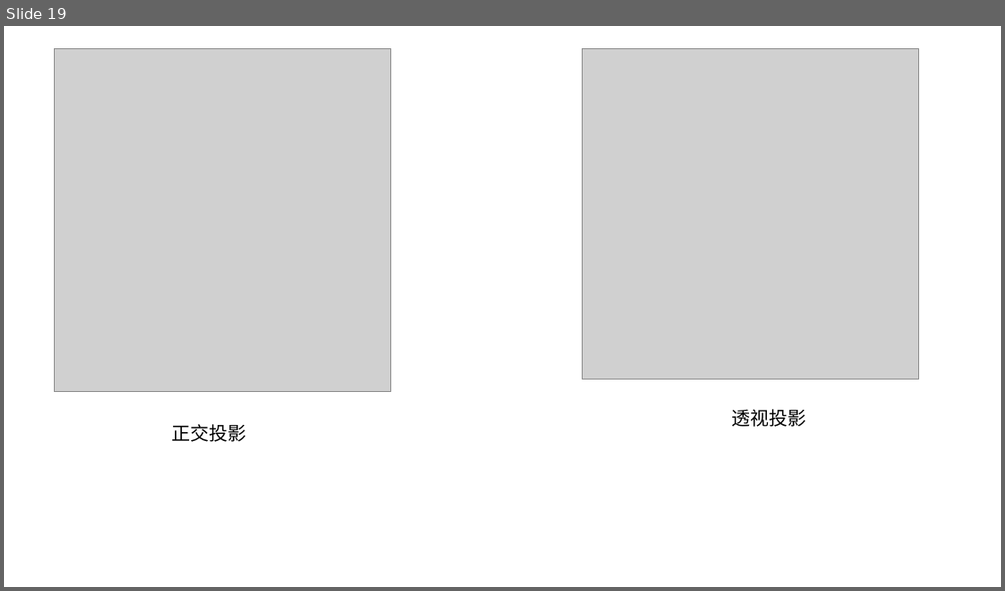
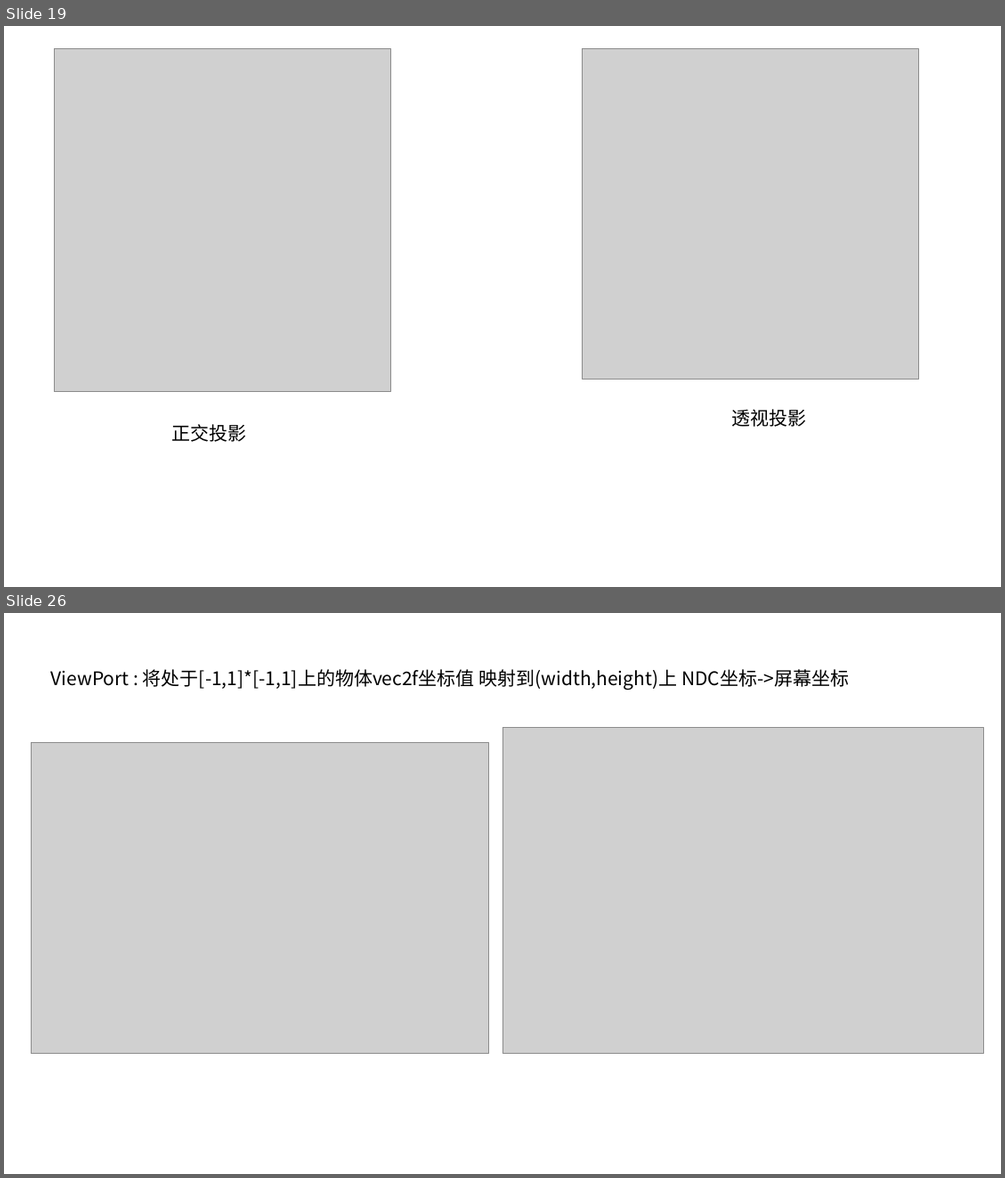
Before and after one commit to XTG111/Learn_tinyProject, a slide deck: render/TinyRenderer.pptx. Shown one above the other, each under a label of ours: slide 19 before the commit, slides 19 and 26 after it; the slides between them are not shown. The pictures are 1005x591 and 1005x1178 pixels, drawn with LibreOffice and Linux fonts; fonts in the diff are those of the drawing; grey boxes stand for pictures. Boxes give left, top, right and bottom in pixels: in the first picture for what was removed or moved away, otherwise in the second. Text is boxed around its words. In the diff, an @@ line names an element or a change of style, - is before the commit and + after.

```diff
--- a/render/TinyRenderer.pptx
+++ b/render/TinyRenderer.pptx
@@ slide 26 added at [4,613,1001,1174], background #FFFFFF @@
@@ text added at [51,669,849,690], 18 pt, text #000000 @@
+ViewPort : 将处于[-1,1]*[-1,1]上的物体vec2f坐标值 映射到(width,height)上 NDC坐标->屏幕坐标
@@ picture added at [31,742,489,1054] @@
@@ picture added at [502,727,985,1054] @@
```
Also in this commit, not shown: 8 other slides added, 36 other files.
